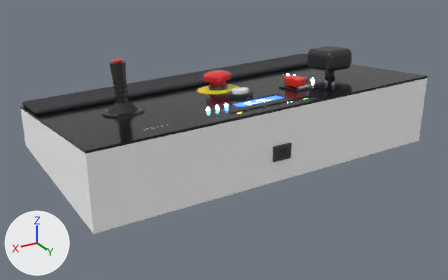
What one commit did to the glTF model Axiom/Arduino/cockpit/axiom_cockpit_roomy.glb.
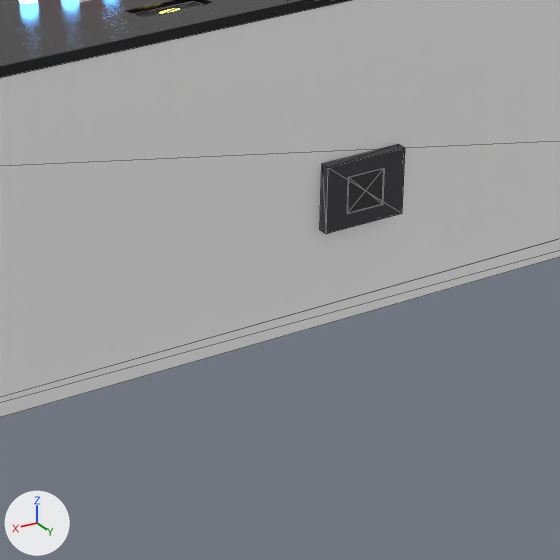
The first picture shows the older version from a camera (50 mm lens) standing at (0.678, 0.853, 0.366) and looking at (0.263, 0.162, 0.021). The close-ups show the older and then the newer version on the part from 45% to 73% of the width and 39% to 84% of the height of that picture. Only the edits that show in the close-ups are written down. The axes (+X, +Y, +Z) are drawn at lower left. The lights are the same throughout. The close-ups show mesh edges as thin lines. Where no turn or scale is listed for an object, it has been applied to the vertices.

In view in the first close-up: 'Back wall', 'Bottom', 'Top panel (3 mm acrylic)', 'USB-B port', 'USB-B socket' and 2 more.
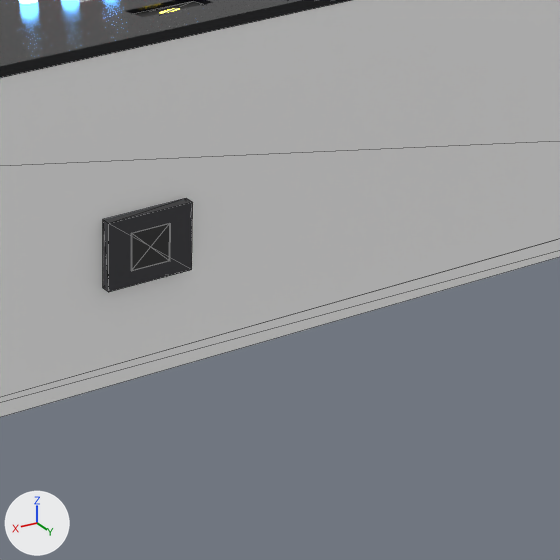
Edits to the bpy script that builds the scene:
```text
Change ob_usb_b_port:
    ob_usb_b_port.location: (0.25, 0.2831, 0.045) -> (0.32, 0.2831, 0.045)
Change ob_usb_b_socket:
    ob_usb_b_socket.location: (0.25, 0.2815, 0.045) -> (0.32, 0.2815, 0.045)
```

Where the change shows, as pixel boxes [x1, y1, x2, y2] in the close-ups (560 x 560 px):
'USB-B socket', moved: before [320, 144, 405, 234]; after [103, 198, 193, 292]
'USB-B port', moved: before [347, 168, 385, 214]; after [131, 223, 171, 271]
